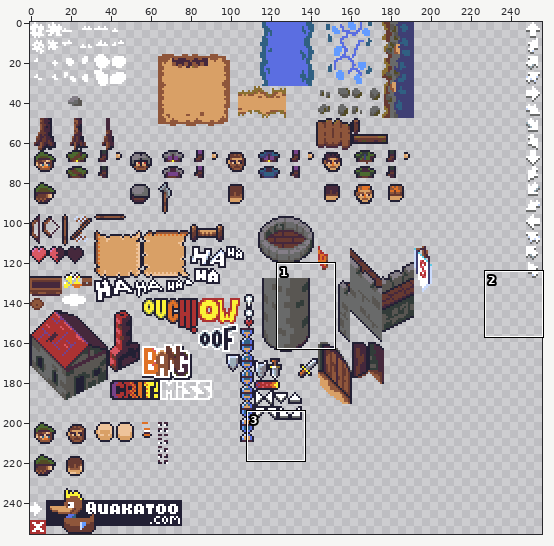
Two versions of one sprite sheet, assets/atlas.png. Above: a wide view before the commit, with the close-up outlined.
Close-up. Before:
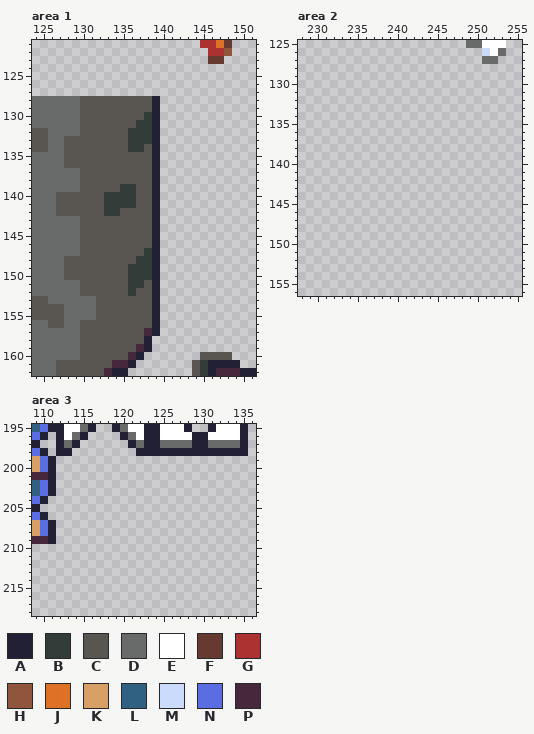
The file is 256x256 pixels. Shown: area 1: x 124..151, y 121..162; area 2: x 228..255, y 125..156; area 3: x 109..136, y 195..218.
Palette (. is transparent): A #222034  B #323c39  C #595652  D #696a6a  E #ffffff  F #663931  G #ac3232  H #8f563b  J #df7126  K #d9a066  L #306082  M #cbdbfc  N #5b6ee1  P #45283c
Pixels before, area 1, first column x 124:
121 .....................GGJF...
122 ......................GGH...
123 ......................FF....
124 ............................
125 ............................
126 ............................
127 ............................
128 DDDDDDCCCCCCCCCA............
129 DDDDDDCCCCCCCCCA............
130 DDDDDDCCCCCCCCBA............
131 DDDDDDCCCCCCCBBA............
132 CCDDDDCCCCCCBBBA............
133 CCDDCCCCCCCCBBBA............
134 CCDDCCCCCCCCBBCA............
135 DDDDCCCCCCCCCCCA............
136 DDDDCCCCCCCCCCCA............
137 DDDDDDCCCCCCCCCA............
138 DDDDDDCCCCCCCCCA............
139 DDDDDDCCCCCBBCCA............
140 DDDCCCCCCBBBBCCA............
141 DDDCCCCCCBBBBCCA............
142 DDDCCCCCCBBCCCCA............
143 DDDDDDCCCCCCCCCA............
144 DDDDDDCCCCCCCCCA............
145 DDDDDDCCCCCCCCCA............
146 DDDDDDCCCCCCCCCA............
147 DDDDDDCCCCCCCCBA............
148 DDDDCCCCCCCCCBBA............
149 DDDDCCCCCCCCBBBA............
150 DDDDCCCCCCCCBBBA............
151 DDDDDDCCCCCCBBCA............
152 DDDDDDCCCCCCBCCA............
153 CCDDDDDDCCCCCCCA............
154 CCCCDDDDCCCCCCCA............
155 CCCCDDDDCCCCCCCA............
156 DDCCDDCCCCCCCCCA............
157 DDDDDDCCCCCCCCPA............
158 DDDDDDCCCCCCCCA.............
159 DDDDDDCCCCCCCPA.............
160 DDDDDDCCCCCCPA.......CCCC...
161 DDDCCCCCCCPPA.......CBAAAA..
162 DDDCCCCCCPAA........CBAPPPAA
Pixels before, area 2, first column x 249:
125 DDEEE
126 ..MED
127 ..DD.
Pixels before, area 3, first column x 109:
195 LNAAEEDA..ADEEAAEEEA..AEEEA
196 NA.AEDA....ADEAAEEEEAAEEEEA
197 A..ADA......ADAADDDDAADDDDA
198 NA.AA........AAAAAAAAAAAAAA
199 KNA........................
200 KNA........................
201 PPA........................
202 LNA........................
203 LNA........................
204 NA.........................
205 A..........................
206 NA.........................
207 KNA........................
208 KNA........................
209 PPA........................
After:
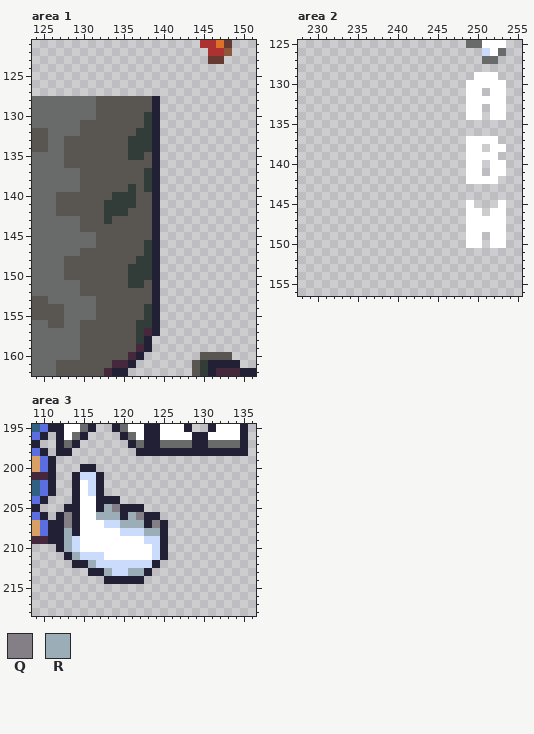
Colours new in this view: Q #847e87  R #9badb7
From old to new:
Changed rows in their new state; - is an unchanged pixel.
Area 1:
first column x 130:
128 DD-------
129 DD-------
130 DD-------
131 -------C-
132 ------C--
134 --------B
135 ------BB-
137 --------B
138 --------B
139 -----C--B
140 ---C-----
142 -----B---
143 ---B-----
145 DD-------
146 DD------B
first column x 136:
152 C--
154 --B
155 --B
156 -BB
157 -B-
158 -B-
Area 2:
first column x 249:
129 -EEE-
130 EEEEE
131 EE-EE
132 EEEEE
133 EE-EE
134 EE-EE
137 EEEE-
138 EE-EE
139 EEEE-
140 EE-EE
141 EE-EE
142 EEEE-
145 E---E
146 EE-EE
147 EEEEE
148 EEEEE
149 EE-EE
150 EE-EE
Area 3:
first column x 112:
200 ---AA---------
201 --AMMA--------
202 --AEMA--------
203 --AEMA--------
204 --AEEAAA------
205 -AAEEARQAAA---
206 AQAEERRRARQAA-
207 AQAEEEMMRRRAQA
208 ARAEEEEEMMMRRA
209 ARMEEEEEEEEMMA
210 ARMEEEEEEEEEMA
211 -ARMMMEEEEEEMA
212 --AARMMMMMMMA-
213 ----AARMMRRA--
214 ------AAAAA---
Changed places in both close-ups, as pixel boxes (x1, y1, x2, y2):
changed: (80, 96, 96, 120)
changed: (80, 120, 152, 248)
changed: (128, 288, 152, 344)
added: (466, 72, 506, 248)
added: (56, 464, 168, 584)
